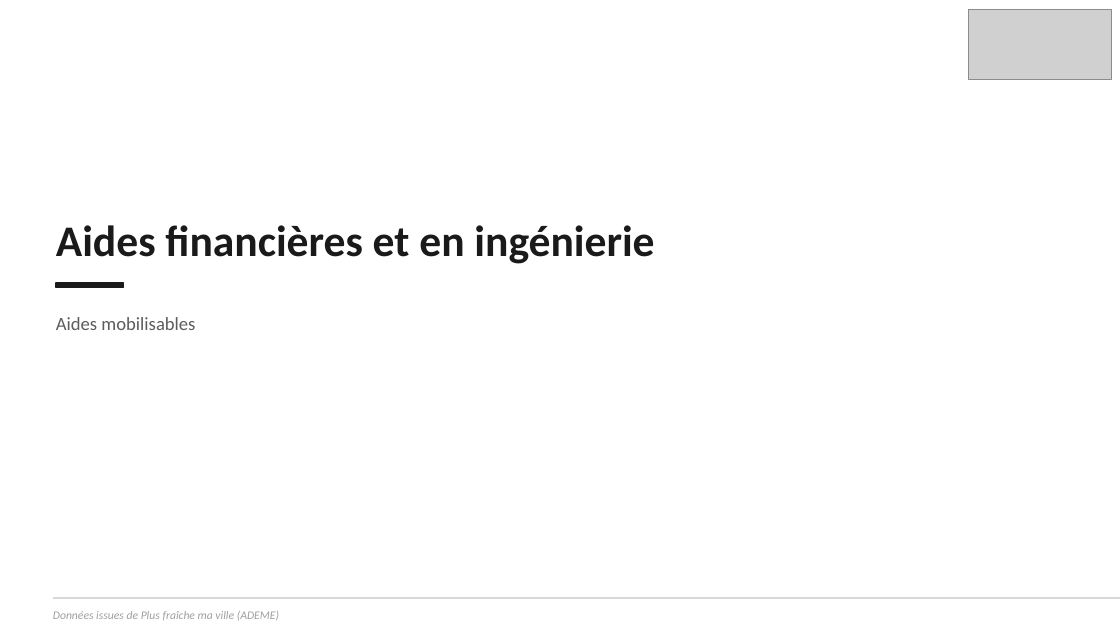
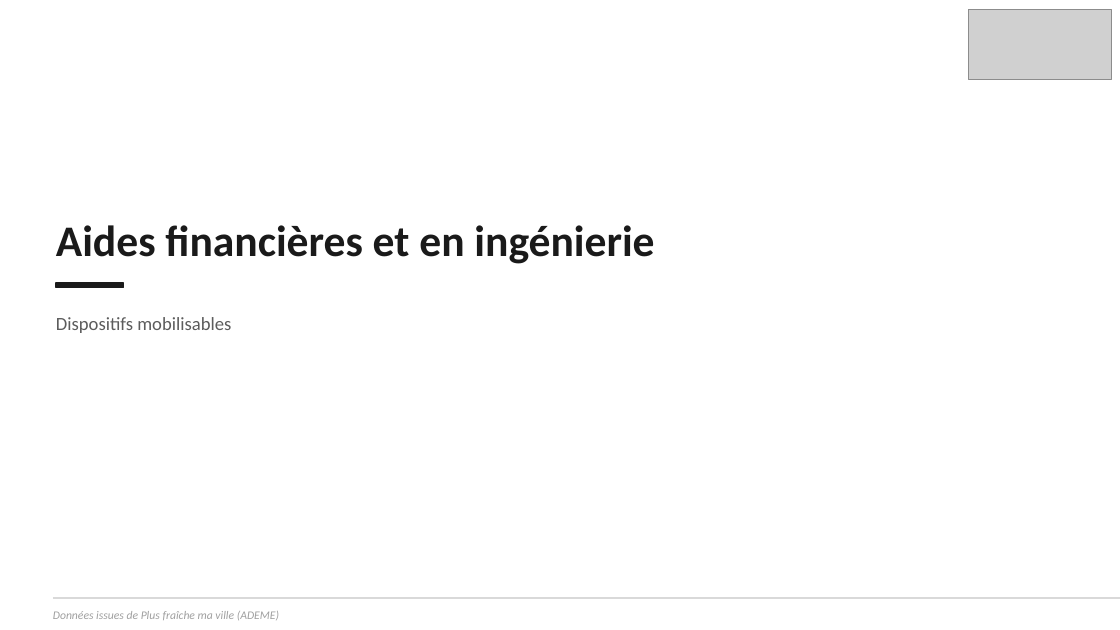
Before and after one commit to incubateur-ademe/plusfraichemaville-site, a slide deck: slide 7 of public/templates/template_synthese_projet.pptx. Drawn at 1120x630 pixels with LibreOffice and Linux fonts; fonts in the diff are those of the drawing; grey boxes stand for pictures. Boxes give left, top, right and bottom in pixels: in the first picture for what was removed or moved away, otherwise in the second. Text is boxed around its words. In the diff, an @@ line names an element or a change of style, - is before the commit and + after.

Commit message:
feat: Rajout du logo RF + aides mobilisables => dispositifs mobilisables

```diff
--- a/public/templates/template_synthese_projet.pptx
+++ b/public/templates/template_synthese_projet.pptx
@@ text at (56,317,231,333): text changed @@
-Aides mobilisables
+Dispositifs mobilisables
```
Also in this commit, not shown: 1 other slide changed.
